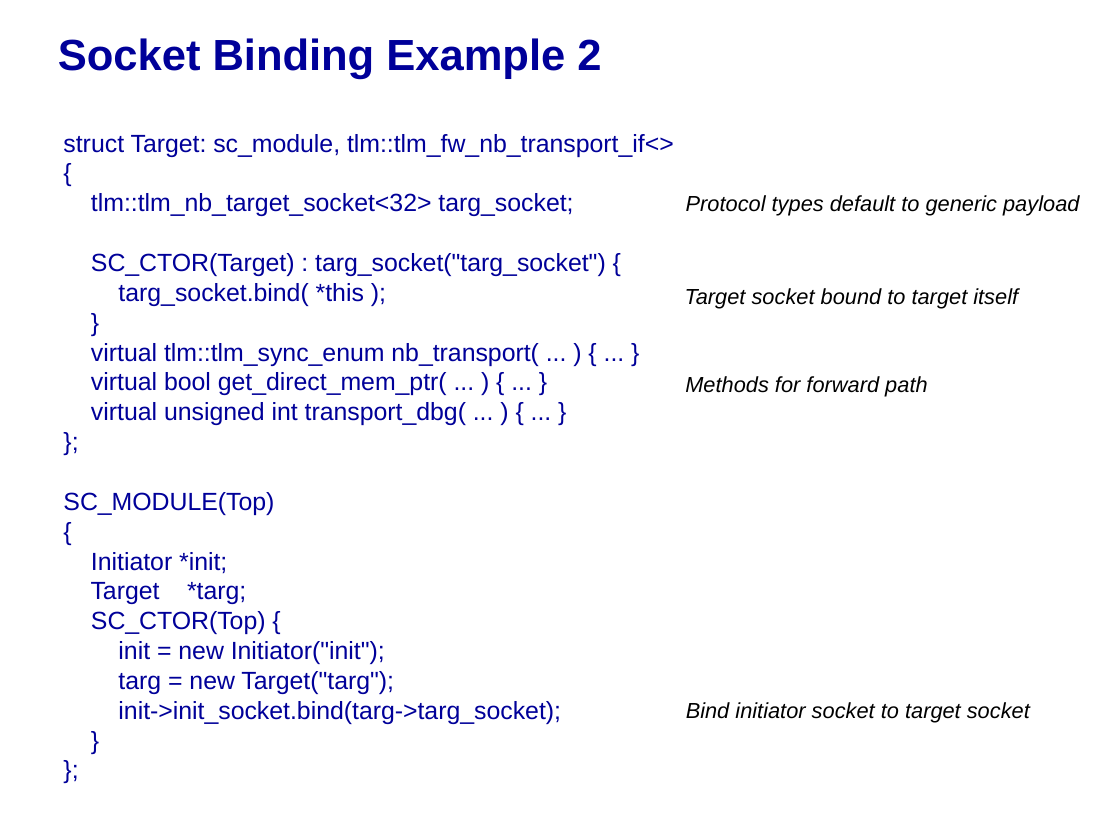
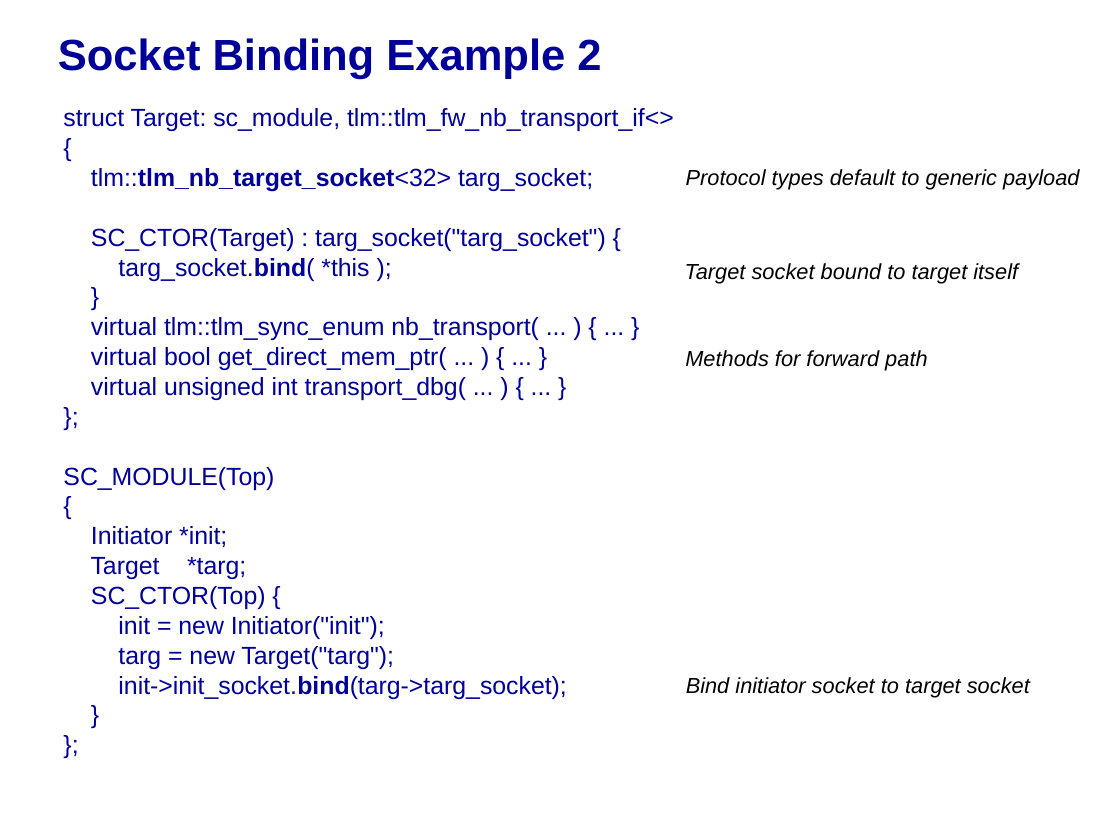
Before and after one commit to accellera-official/systemc, a slide deck: slide 31 of docs/release/TLM_2_0_training.pps (slide 29 before the commit). Drawn at 1120x840 pixels with LibreOffice and Linux fonts; fonts in the diff are those of the drawing; background and template pictures are left out. Boxes give left, top, right and bottom in pixels: in the first picture for what was removed or moved away, otherwise in the second. Text is boxed around its words. In the diff, an @@ line names an element or a change of style, - is before the commit and + after.

```diff
--- a/docs/release/TLM_2_0_training.pps
+++ b/docs/release/TLM_2_0_training.pps
@@ text at (91, 168, 593, 699): bold on in "tlm::tlm_nb_target_socket<32>", "targ_socket.bind(", "init->init_socket.bind(targ->targ_socket);" @@
@@ 5 texts: place and size @@
-5 texts at (63, 134, 1079, 724)
+5 texts at (63, 108, 1079, 699)
@@ page number at (0, 784, 73, 840): text changed @@
-29
+31
```
Also in this commit, not shown: 74 other slides changed, 6 slides added.
